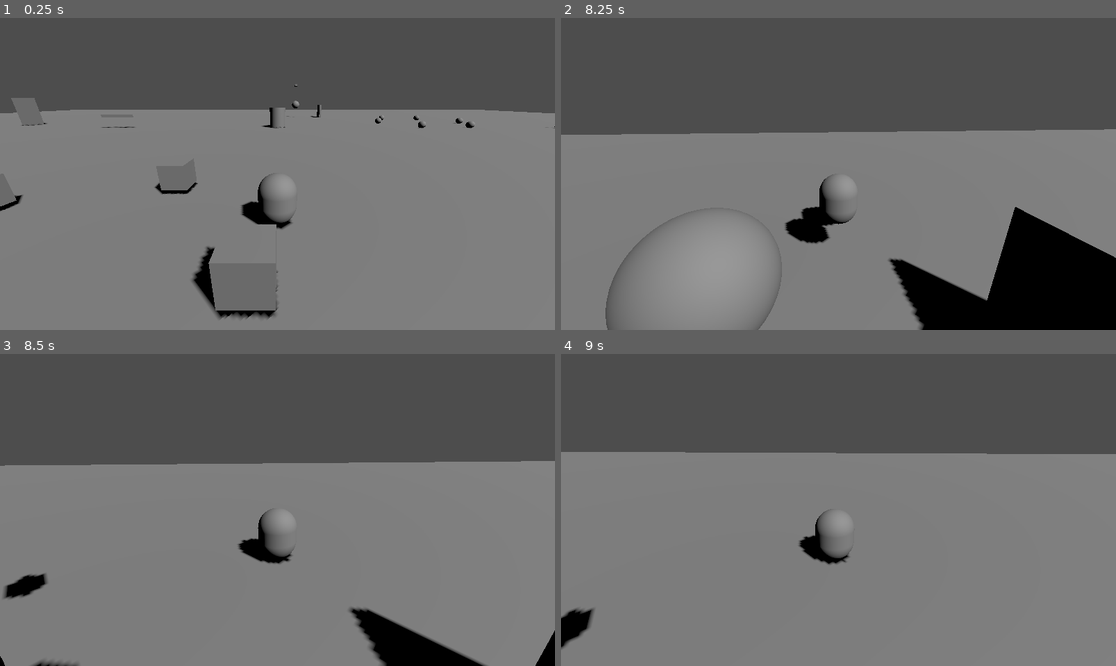
Above: before the commit, frames 1-4 (two rows, left to right).
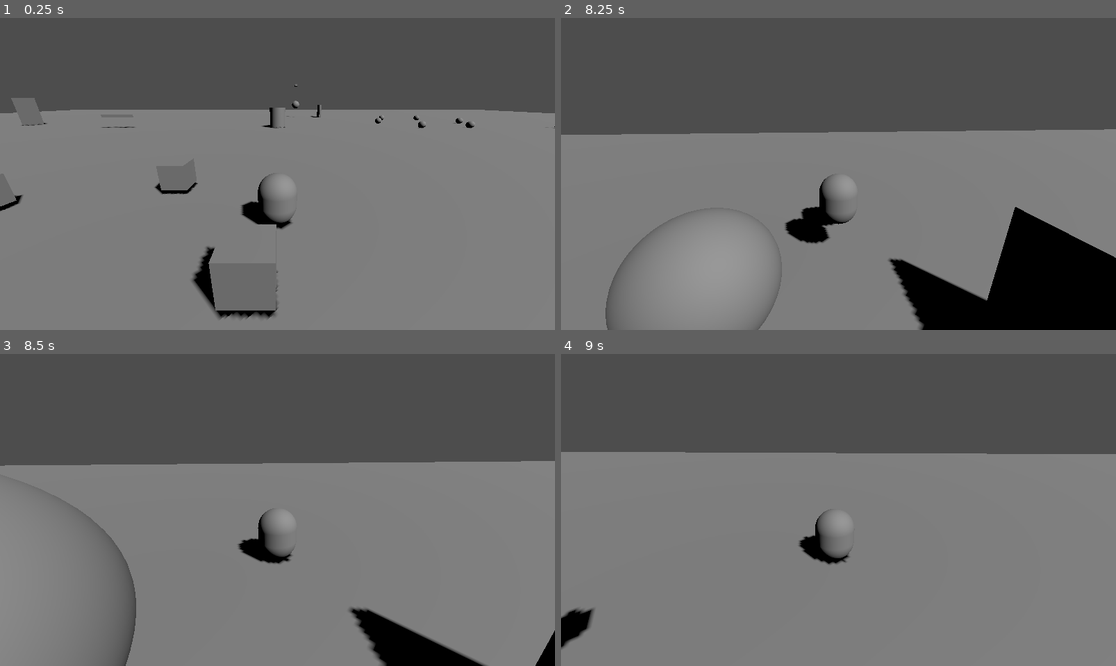
Above: after the commit, the same moments.

Repository: CrowBe/VerbEndings
Game: Godot game, scene res://scenes/core/Game.tscn
Two runs of this game, one before a commit and one after it. Both use one fixed random seed, a clock stepped at 60 frames per second and the inputs below.
Inputs (mouse positions are in pixels of both pictures, inside the frame that each line leads up to):
- Up to frame 1 (0.25 s): no input
- Up to frame 2 (8.25 s): move the mouse to (866, 174) at 0.52 s; hold W (move_forward) 0.53-5.78 s; right-click (866, 174) at 0.6 s; tap Space (jump) at 0.77, 1.52, 3.02, 3.77, 4.52, 6.02, 6.77, 7.52 s; move the mouse to (810, 174) at 1.27 s; click (810, 174) at 1.35 s; right-click (810, 174) at 1.55 s; move the mouse to (849, 167) at 2.02 s; right-click (849, 167) at 2.1 s; move the mouse to (832, 180) at 2.77 s; right-click (832, 180) at 2.85 s; move the mouse to (877, 177) at 3.52 s; click (877, 177) at 3.6 s; right-click (877, 177) at 3.8 s; move the mouse to (794, 170) at 4.27 s; right-click (794, 170) at 4.35 s; move the mouse to (844, 174) at 5.02 s; right-click (844, 174) at 5.1 s; move the mouse to (816, 167) at 5.77 s; hold D (move_right) 5.78-6.53 s; click (816, 167) at 5.85 s; right-click (816, 167) at 6.05 s; move the mouse to (866, 174) at 6.52 s; hold W (move_forward) from 6.53 s (still down); right-click (866, 174) at 6.6 s; move the mouse to (810, 174) at 7.27 s; right-click (810, 174) at 7.35 s; move the mouse to (849, 167) at 8.02 s; click (849, 167) at 8.1 s
- Up to frame 3 (8.5 s): keep holding W (move_forward); right-click (288, 503) at 8.3 s
- Up to frame 4 (9 s): move the mouse to (832, 516) at 8.77 s; release W (move_forward) at 8.78 s; hold A (move_left) from 8.78 s (still down); right-click (832, 516) at 8.85 s

Frames 1-2 are identical in both runs. In frame 3, 1.6% of the frame differs, in the area x 0-25%, y 45-100%; in frame 4, nothing differs.

Commit message:
fix: preserve actor gameplay facing

Diff:
--- a/scripts/Player.gd
+++ b/scripts/Player.gd
@@ -311,7 +311,7 @@
 func _resolve_hit() -> void:
 	if is_destabilised:
 		return
-	var facing: Vector3 = global_transform.basis * Vector3(0, 0, 1)
+	var facing: Vector3 = animation_adapter.get_facing_direction()
 	for body: Node3D in hit_box.get_overlapping_bodies():
 		if body == self:
 			continue
@@ -356,7 +356,7 @@
 			_buff_time_left = BUFF_DURATION
 		Enums.VerbType.STRETCH:
 			# Not damaging: elastic lunge along facing.
-			var facing: Vector3 = global_transform.basis * Vector3(0, 0, 1)
+			var facing: Vector3 = animation_adapter.get_facing_direction()
 			velocity += facing * STRETCH_LUNGE_SPEED
 		Enums.VerbType.ROLL:
 			# Not damaging: momentum burst — sustained speed buff.
--- a/scripts/presentation/AnimationAdapter.gd
+++ b/scripts/presentation/AnimationAdapter.gd
@@ -30,6 +30,12 @@
 		return
 	visual_root.rotation.y = lerp_angle(
 			visual_root.rotation.y, atan2(direction.x, direction.z), turn_amount)
+
+
+func get_facing_direction() -> Vector3:
+	if visual_root == null:
+		return Vector3.BACK
+	return visual_root.global_transform.basis * Vector3.BACK
 
 
 func update_locomotion(horizontal_speed: float, is_grounded: bool) -> void:
--- a/tests/test_animation_adapter.gd
+++ b/tests/test_animation_adapter.gd
@@ -32,6 +32,9 @@
 	subject.animation_adapter.play_destabilise()
 	_expect(subject.animation_adapter.last_semantic_clip == &"destabilise",
 			"Destabilisation maps to destabilise")
+	subject.animation_adapter.face_direction(Vector3.RIGHT, 1.0)
+	_expect(subject.animation_adapter.get_facing_direction().is_equal_approx(Vector3.RIGHT),
+			"gameplay facing follows the presentation heading")
 
 	for verb: Enums.VerbType in [
 		Enums.VerbType.BURN,
